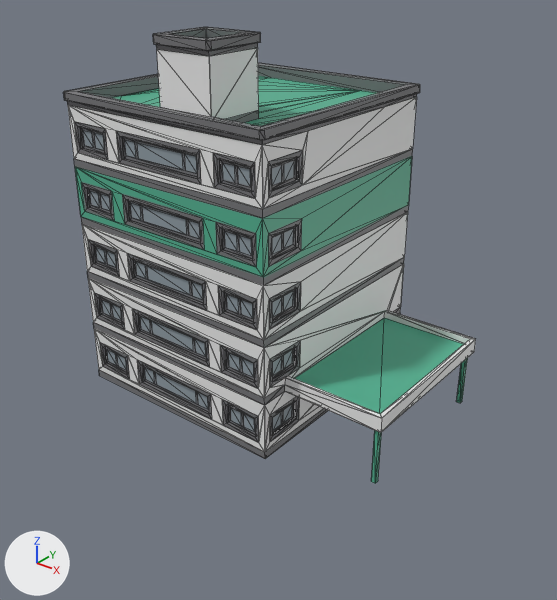
A saved change to the Blender file Assets/Models/hospital2/hospital2.blend.
The view is the same before and after, from a 50 mm lens placed at (3.25, -3.85, 3.02), pointed at (0.36, -0.23, 0.78). Arrows for +X, +Y and +Z are at lower left; the lights stay in place. Mesh edges are drawn as thin lines.

Script lines for the objects in view, before the commit:
```python
me_id11 = bpy.data.meshes.new('ID11')
me_id11.from_pydata(...)  # 3220 vertices, 2443 faces; spans x -0.9..1.42, y -0.84..0.98, z 0.0..2.48
me_id11.materials.append(mat_hospital)  # picture img_hospital
ob_hospital = bpy.data.objects.new('hospital', me_id11)
ob_hospital.location = (0.0, 0.0, 0.0)
```
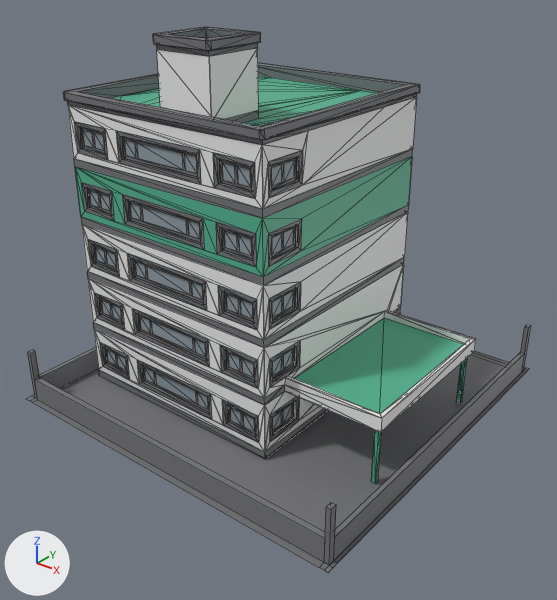
Pixel boxes (x1, y1, x2, y2) of what changed, in the pictures (557 x 600 px):
'hospital', reshaped (22% wider, 20% taller): before (63, 27, 476, 483); after (26, 27, 531, 573)
part 1 of me_id11, added: after (26, 325, 531, 573)

What the commit changed:
me_id11 is used by ob_hospital; location (0.0, 0.0, 0.0).
me_id11 had 3220 vertices, 2443 faces and spanned x -0.9..1.42, y -0.84..0.98, z 0.0..2.48.
me_id11 now has 3282 vertices, 2496 faces and spans x -1.06..1.58, y -1.34..1.29, z -0.01..2.48.
me_id11 part 1: a new loose piece of 62 vertices spanning x -1.06..1.58, y -1.34..1.29, z -0.01..0.37, in mat_hospital (picture img_hospital).
